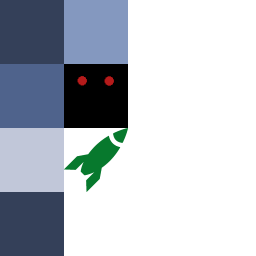
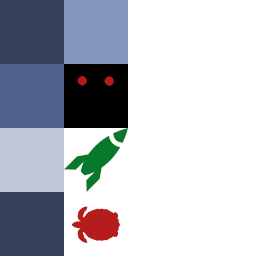
Two versions of the same layered image (256px x 256px). Layer-by-layer changes:
removed layer "Calque Copié" over box(64, 128, 128, 192)
added layer "Copie de iconfinder_Turtle_204384.png" above "Arrière-plan" over box(71, 206, 120, 243)
painted on "Arrière-plan" over box(64, 128, 128, 192)
